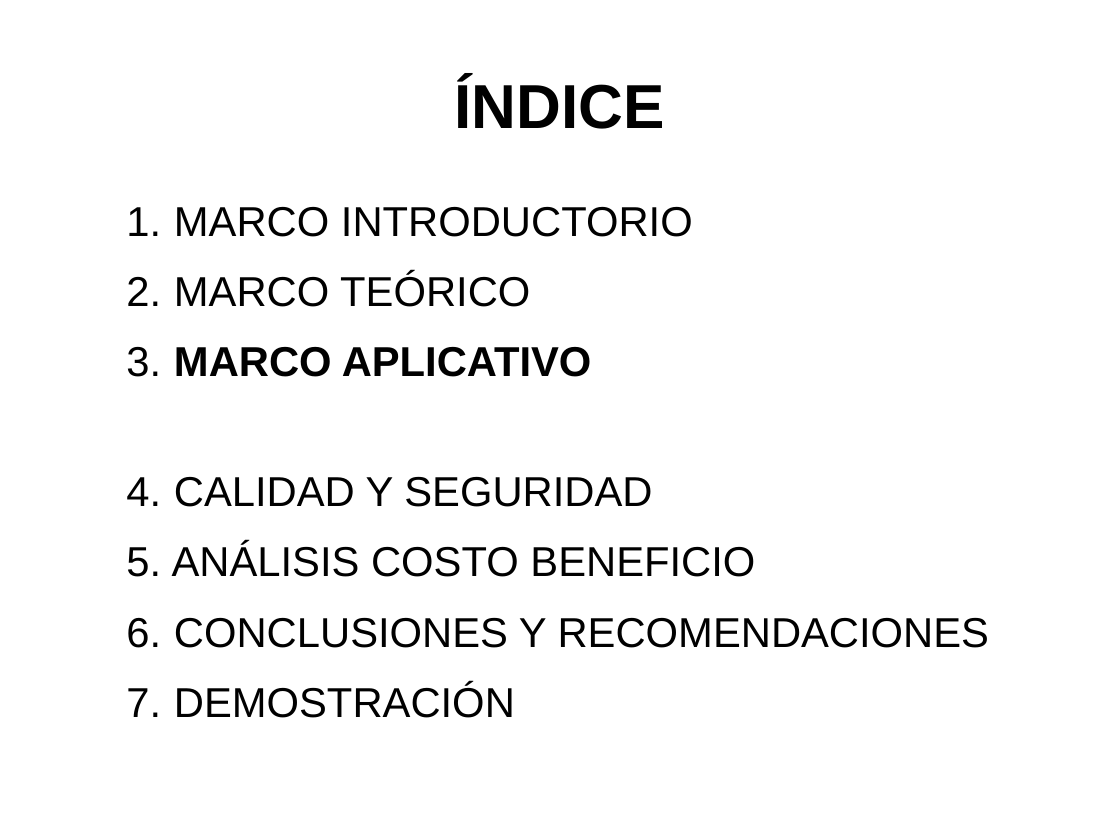
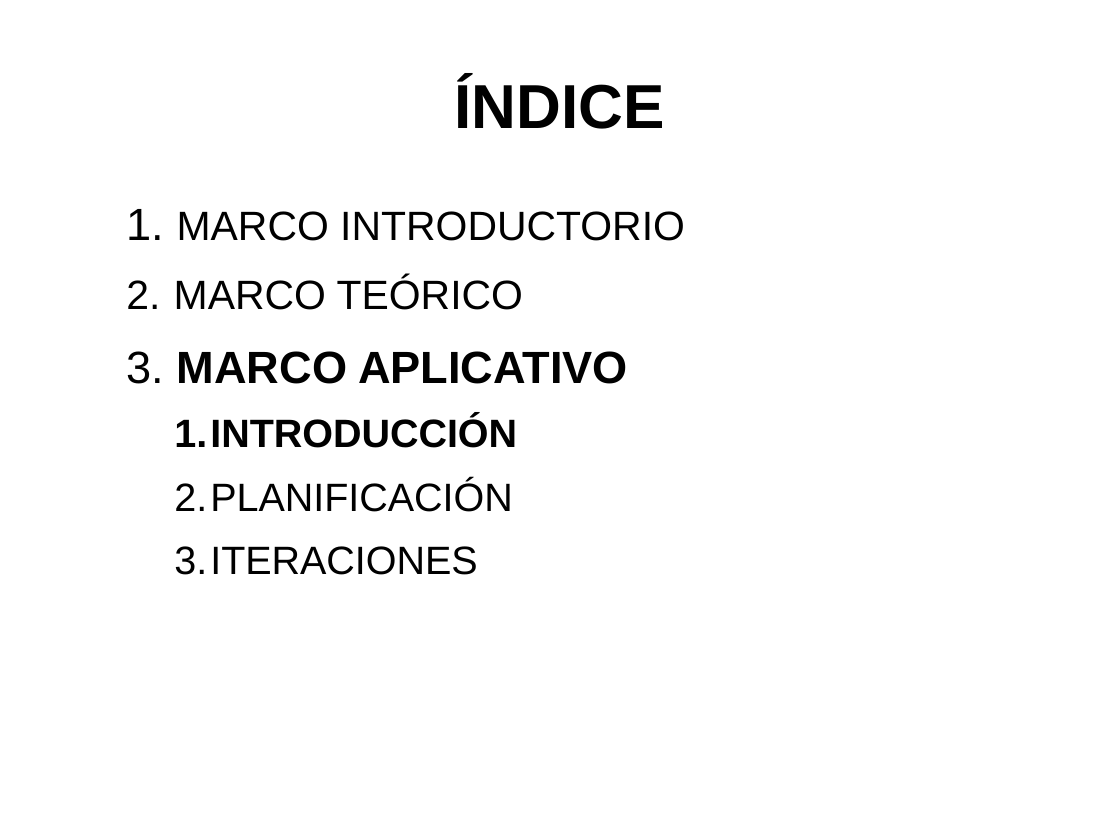
Before and after one commit to artmint/proyectoG, a slide deck: slide 25 of PRESENTACION - PROYECTO.odp. Drawn at 1120x840 pixels with LibreOffice and Linux fonts; fonts in the diff are those of the drawing. Boxes give left, top, right and bottom in pixels: in the first picture for what was removed or moved away, otherwise in the second. Text is boxed around its words. In the diff, an @@ line names an element or a change of style, - is before the commit and + after.

```diff
--- a/PRESENTACION - PROYECTO.odp
+++ b/PRESENTACION - PROYECTO.odp
@@ text at (174,211,685,384): size 29.6 to 29 pt in "MARCO INTRODUCTORIO", "MARCO TEÓRICO"; size 29.6 to 32 pt in "MARCO APLICATIVO" @@
@@ text at (174,416,517,575): text changed; size 29.6 to 28 pt @@
-4. CALIDAD Y SEGURIDAD
-5. ANÁLISIS COSTO BENEFICIO
-6. CONCLUSIONES Y RECOMENDACIONES
-7. DEMOSTRACIÓN
+  1. INTRODUCCIÓN
+  2. PLANIFICACIÓN
+  3. ITERACIONES
```
Also in this commit, not shown: 5 other slides changed, 16 slides added, 2 slides removed, 21 other files.
